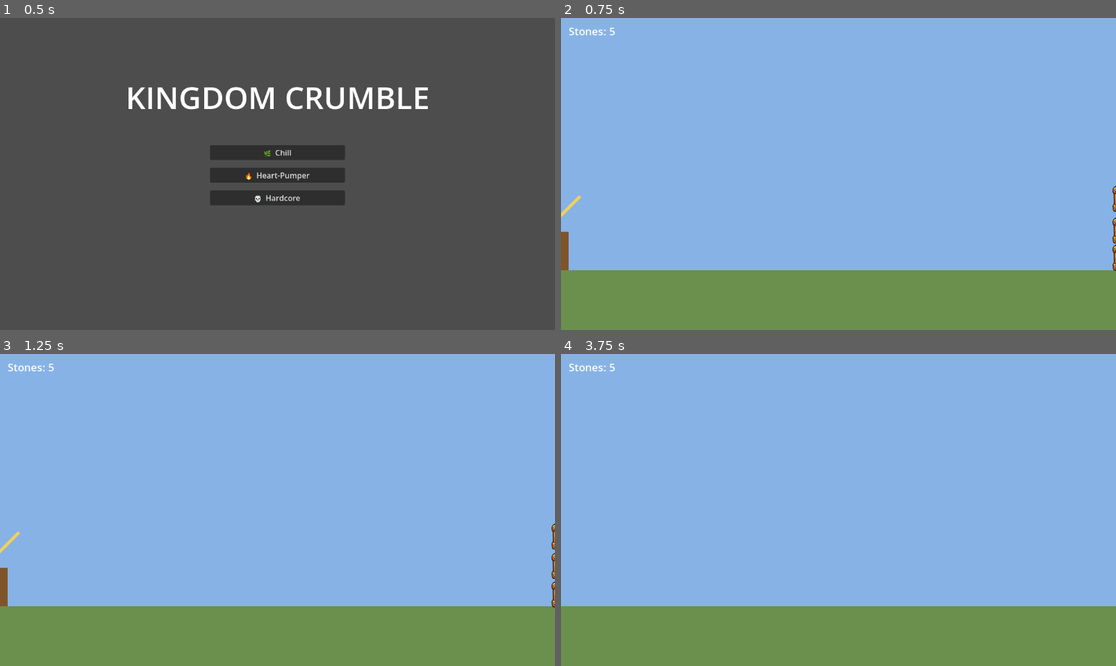
Above: before the commit, frames 1-4 (two rows, left to right).
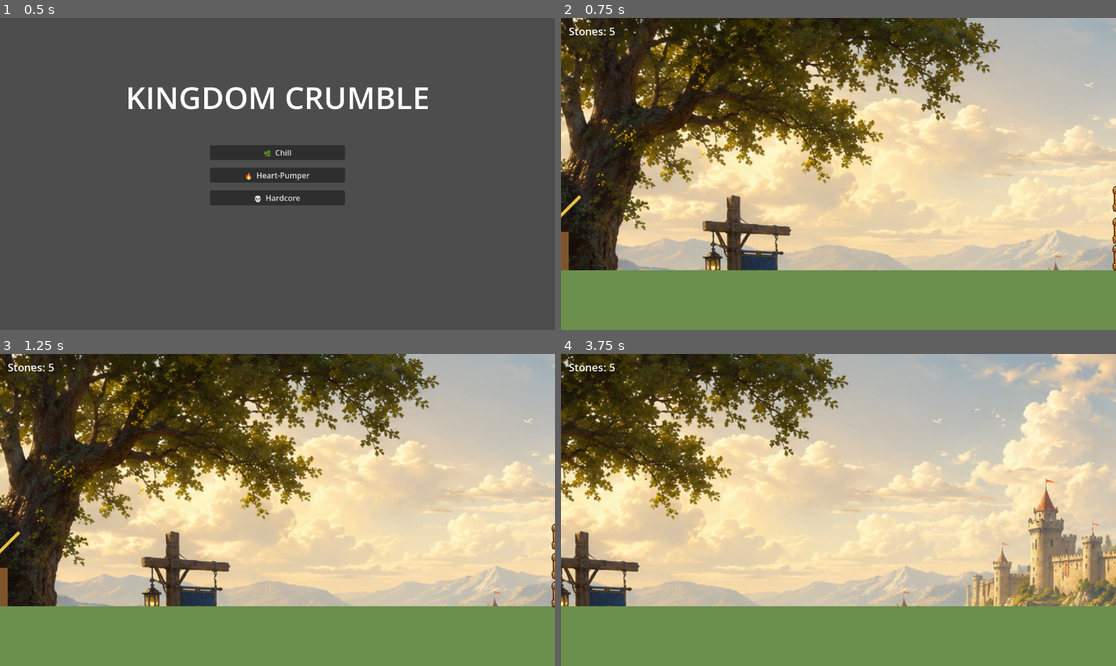
Above: after the commit, the same moments.

Repository: hazlema/kingdom-crumble
Game: Godot game, scene res://scenes/main_menu.tscn
Two runs of this game, one before a commit and one after it. Both use one fixed random seed, a clock stepped at 60 frames per second and the inputs below.
Inputs (mouse positions are in pixels of both pictures, inside the frame that each line leads up to):
- Up to frame 1 (0.5 s): no input
- Up to frame 2 (0.75 s): click "🌿 Chill" at 0.5 s
- Up to frame 3 (1.25 s): no input
- Up to frame 4 (3.75 s): tap Enter (advance) at 1.25, 1.35 s; move the mouse to (960, 494) at 1.27 s; hold . (scout_right) 1.28-2 s; click (960, 494) at 1.42 s; drag from (727, 525) to (810, 572) at 2.02 s; move the mouse to (894, 441) at 2.77 s; hold . (scout_right) 2.78-3.5 s; tap Right (aim_right) at 2.85 s; drag from (810, 572) to (672, 463) at 3.52 s

Frame 1 is identical in both runs. In frame 2, 81% of the frame differs, in the area x 0-100%, y 0-81%; in frame 3, 81%; in frame 4, 81%.

Commit message:
feat: gradient sky + castle panorama parallax background
New scenes/background.tscn (ParallaxBackground): screen-locked
GradientTexture2D sky fading blue to warm horizon, and the v1 painted
castle panorama as a slow parallax layer (0.25 h / 0.1 v motion,
mirrored horizontally for scouting). Replaces the flat Sky ColorRect
in level_01.

Co-Authored-By: Claude Fable 5 <noreply@anthropic.com>

Diff:
--- /dev/null
+++ b/scenes/background.tscn
@@ -0,0 +1,35 @@
+[gd_scene load_steps=4 format=3]
+
+[ext_resource type="Texture2D" path="res://art/backgrounds/castle.png" id="1"]
+
+[sub_resource type="Gradient" id="sky_gradient"]
+offsets = PackedFloat32Array(0, 0.65, 1)
+colors = PackedColorArray(0.23, 0.42, 0.72, 1, 0.62, 0.78, 0.92, 1, 0.96, 0.9, 0.78, 1)
+
+[sub_resource type="GradientTexture2D" id="sky_tex"]
+gradient = SubResource("sky_gradient")
+width = 64
+height = 256
+fill_from = Vector2(0, 0)
+fill_to = Vector2(0, 1)
+
+[node name="Background" type="ParallaxBackground"]
+
+[node name="Sky" type="ParallaxLayer" parent="."]
+motion_scale = Vector2(0, 0)
+
+[node name="Gradient" type="Sprite2D" parent="Sky"]
+position = Vector2(-400, -400)
+scale = Vector2(31, 6)
+centered = false
+texture = SubResource("sky_tex")
+
+[node name="Far" type="ParallaxLayer" parent="."]
+motion_scale = Vector2(0.25, 0.1)
+motion_mirroring = Vector2(2721, 0)
+
+[node name="Panorama" type="Sprite2D" parent="Far"]
+position = Vector2(0, -109)
+scale = Vector2(1.42, 1.42)
+centered = false
+texture = ExtResource("1")
--- a/scenes/level_01.tscn
+++ b/scenes/level_01.tscn
@@ -5,18 +5,14 @@
 [ext_resource type="PackedScene" uid="uid://bk81fht7me64c" path="res://scenes/crate.tscn" id="3"]
 [ext_resource type="Script" uid="uid://g3anjwx2773" path="res://src/camera/camera_director.gd" id="4"]
 [ext_resource type="PackedScene" path="res://scenes/hud.tscn" id="5"]
+[ext_resource type="PackedScene" path="res://scenes/background.tscn" id="6"]
 
 [sub_resource type="WorldBoundaryShape2D" id="ground_shape"]
 
 [node name="Level" type="Node2D" unique_id=429232250]
 script = ExtResource("1")
 
-[node name="Sky" type="ColorRect" parent="." unique_id=1387565514]
-offset_left = -2000.0
-offset_top = -1200.0
-offset_right = 4000.0
-offset_bottom = 600.0
-color = Color(0.53, 0.7, 0.9, 1)
+[node name="Background" parent="." instance=ExtResource("6")]
 
 [node name="GroundVisual" type="ColorRect" parent="." unique_id=625341596]
 offset_left = -2000.0
Binary file added: art/backgrounds/castle.png
Not shown, added: art/backgrounds/castle.png.import
